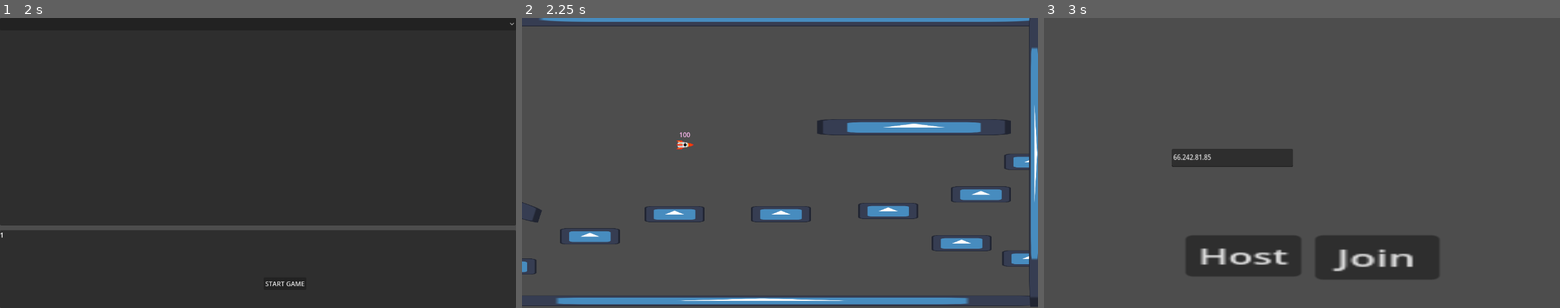
Above: before the commit, frames 1-3 (left to right).
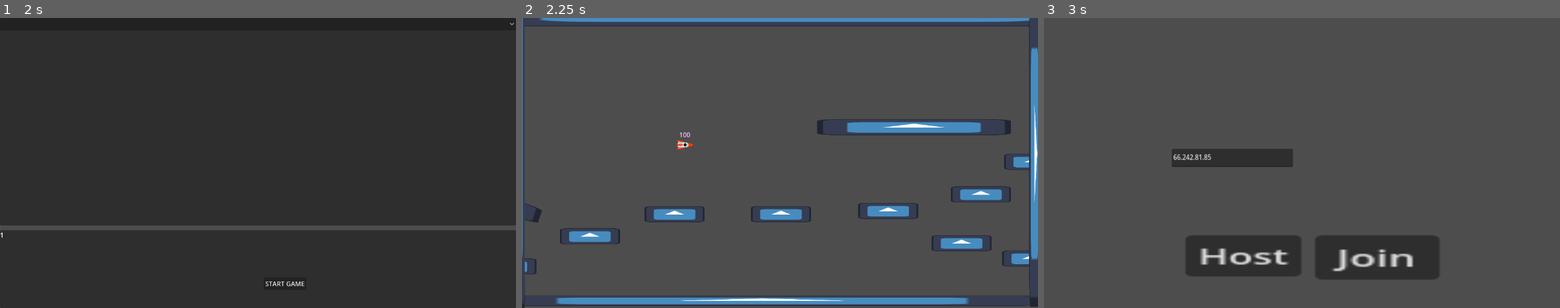
Above: after the commit, the same moments.

Repository: furiousknight25/partygame
Game: Godot game, scene res://Levels/Director.tscn
Same seed, same stepped clock (60 frames per second), same inputs: the game is played once before the commit and once after it. The engine's default icon, where the game draws it, is replaced by a stand-in: a white triangle on a blue panel in a dark square.
Inputs (mouse positions are in pixels of both pictures, inside the frame that each line leads up to):
- Up to frame 1 (2 s): tap Enter at 0.5 s; move the mouse to (371, 148) at 0.52 s; hold D (right) 0.53-1.25 s; tap Z (z) at 0.6 s; click (371, 148) at 0.67 s; tap W (up) at 0.77 s; click "Host" at 1.25 s
- Up to frame 2 (2.25 s): click "START GAME" at 2 s
- Up to frame 3 (3 s): tap R (restart) at 2.75 s; move the mouse to (1198, 177) at 2.77 s; hold D (right) from 2.78 s (still down); click (1198, 177) at 2.85 s

Frame 1 is identical in both runs. In frame 2, 0.1% of the frame differs, in the area x 0-1%, y 0-100%; in frame 3, nothing differs.
Error in both runs: Invalid assignment of property or key 'name' with value of type 'String' on a base object of type 'Nil'. (res://Levels/level.gd:36)

Commit message:
camera shake pretty much done

Diff:
--- a/Levels/level_test.tscn
+++ b/Levels/level_test.tscn
@@ -34,6 +34,7 @@
 position = Vector2(285, 132)
 
 [node name="Players" type="Node2D" parent="."]
+position = Vector2(226, 109)
 
 [node name="MultiplayerSpawner" type="MultiplayerSpawner" parent="."]
 _spawnable_scenes = PackedStringArray("res://Players/Aria/Aria.tscn", "res://Players/Jesse/playerjesse.tscn")
@@ -255,7 +256,7 @@
 texture = ExtResource("1_r1txc")
 
 [node name="testfloor3" type="StaticBody2D" parent="level"]
-position = Vector2(-106, 232)
+position = Vector2(-4, 246)
 rotation = 1.5708
 scale = Vector2(1.45731, 1.04411)
 collision_layer = 2
--- a/Players/Chris/coche.gd
+++ b/Players/Chris/coche.gd
@@ -34,8 +34,9 @@
 
 func blast():
 	if Input.is_action_just_pressed('z'):
+		Camera.add_trauma(.3, transform.x)
+		velocity -= transform.x * 20
 		var b = bullet.instantiate()
-		Camera.add_trauma(.3)
 		#b.name = str(multiplayer.get_unique_id())
 		$Spawn_marker.add_child(b, true)
 		#b.add_to_group("bullets")
--- a/Players/Chris/coche.tscn
+++ b/Players/Chris/coche.tscn
@@ -47,7 +47,7 @@
 autostart = true
 
 [node name="Spawn_marker" type="Marker2D" parent="."]
-position = Vector2(53, 0)
+position = Vector2(32, 1)
 
 [node name="MultiplayerSpawner" type="MultiplayerSpawner" parent="."]
 _spawnable_scenes = PackedStringArray("res://Players/Chris/bullet.tscn")
--- a/tools/camera.gd
+++ b/tools/camera.gd
@@ -1,41 +1,43 @@
 extends Camera2D
+#keep in mind they are TWO camera shake systems being used here
 
-
-@export var decay := .8 #How quickly shaking will stop [0,1].
-@export var max_offset := Vector2(1280*.03,720*.03) #Maximum displacement in pixels.
-@export var max_roll = 0.01 #Maximum rotation in radians (use sparingly).
+var decay := .8 #How quickly shaking will stop [0,1].
+var max_offset := Vector2(1280*.01,720*.01) #this reduces how much your camera can shake
+var max_roll = 0.01 #Maximum rotation in radians (use sparingly).
 @onready var noise = preload("res://tools/cam_noise.tres")
 
 var noise_y = 0 #Value used to move through the noise
-
 var trauma := 0.0 #Current shake strength
 var trauma_pwr := 2 #Trauma exponent. Use [2,3]
 
+var tension = 2 #this simulates the camera going back to its orignal position like an elastic spring
+var damp = .1 #this changes how fast your camera resets to its original state
+const target_pos = Vector2(1280/2, 720*.5) # where to reset your position back to, its a variable that never changes
+var shake_pos = Vector2(1280/2, 720*.5) #this gets changed to simulate an offset
+var velocity = Vector2.ZERO #changes how fast your offset changes
+
 func _ready():
-	ignore_rotation = false
-	position = Vector2(1280/2, 720*.5)
-	randomize()
-
-	#noise.seed = randi()
+	ignore_rotation = false #allows the camera to rotate
+	randomize() #makes the random systems more random
 
 func _process(delta):
 	if trauma:
 		trauma = max(trauma - decay * delta, 0)
 		shake()
-	elif offset.x != 0 or offset.y != 0 or rotation != 0:
-		lerp(offset.x,0.0,1)
-		lerp(offset.y,0.0,1)
-		lerp(rotation,0.0,1)
+	var displacement = (target_pos - shake_pos) * delta    #distance to center
+	velocity += (displacement * tension) - (velocity * damp)
+	shake_pos += velocity
+	offset = shake_pos #this is the property that moves the camera
 
-func add_trauma(amount : float):
-	trauma = min(trauma + amount, 1.0)
+func add_trauma(amount : float, direction): #this function starts everything
+	trauma = min(trauma + amount, 1.0) #for the regular camera shake motion
+	velocity += direction #for the spring camera motion
 	#noise.seed = randi()
 
-func shake():
+func shake(): #you can kinda ignore this
 	var amt = pow(trauma, trauma_pwr)
-	print(noise.get_noise_2d(noise.seed*2,noise_y))
+	#print(noise.get_noise_2d(noise.seed*2,noise_y))
 	noise_y += 1
-
 	rotation = max_roll * amt * noise.get_noise_2d(noise.seed,noise_y)
 	offset.x = max_offset.x * amt * noise.get_noise_2d(noise.seed*2,noise_y)
 	offset.y = max_offset.y * amt * noise.get_noise_2d(noise.seed*3,noise_y)
